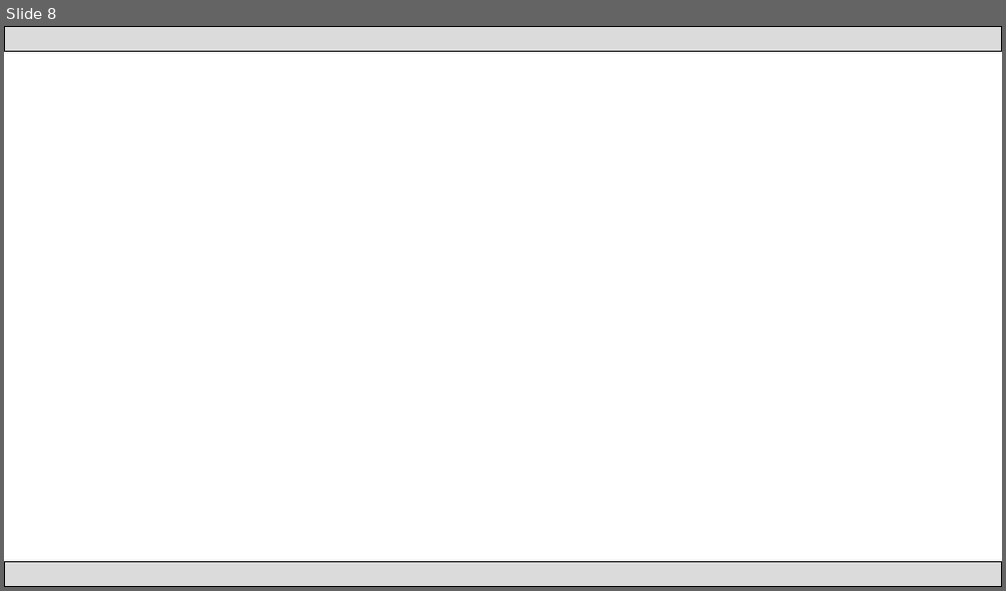
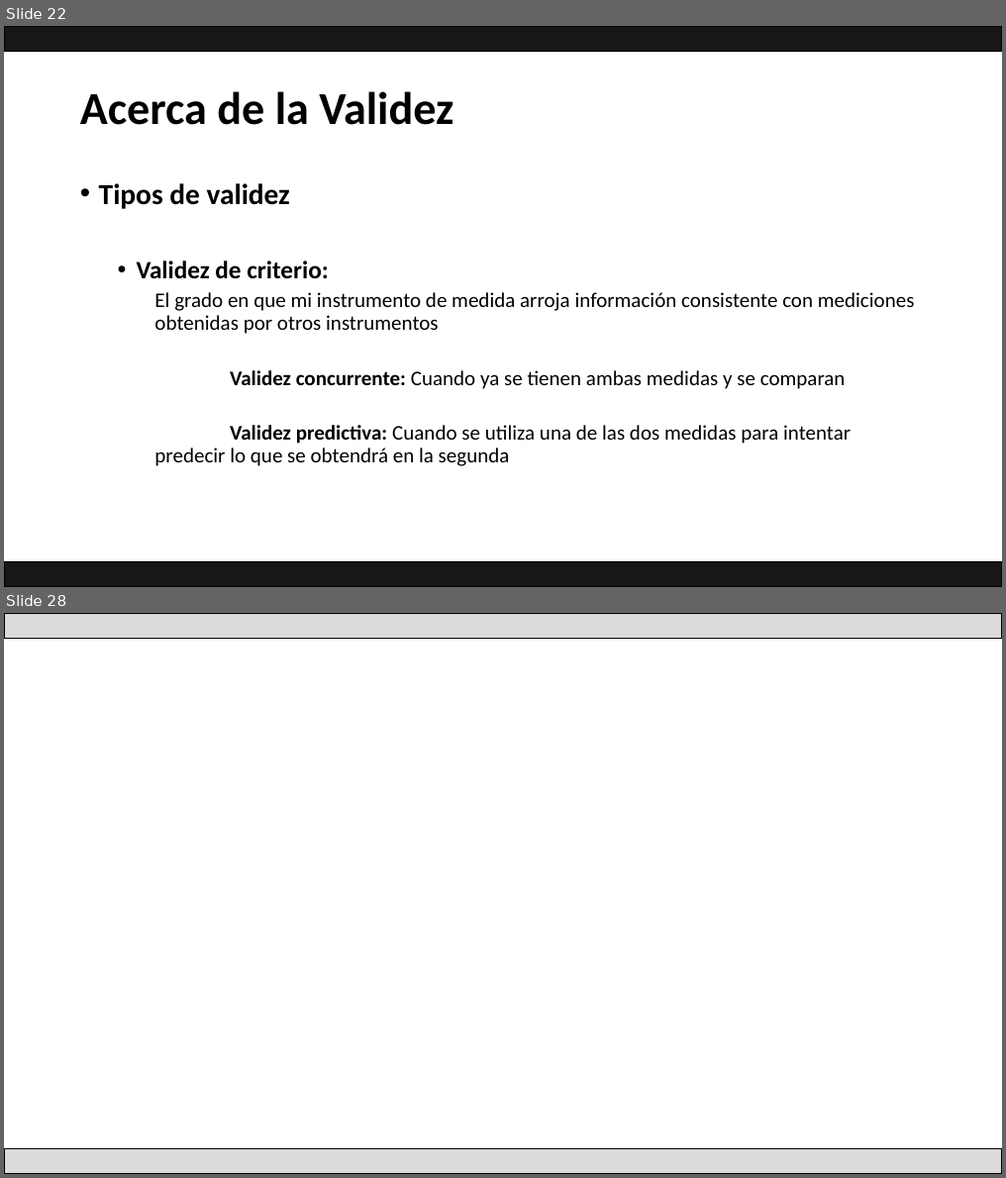
Before and after one commit to Adrifelcha/afchavez-019, a slide deck: JeanPiaget/Presentaciones/04_RecolecciónyAnálisisDatos.pptx. Shown one above the other, each under a label of ours: slide 8 before the commit, slides 22 and 28 after it; the slides between them are not shown. The pictures are 1006x591 and 1006x1178 pixels, drawn with LibreOffice and Linux fonts; fonts in the diff are those of the drawing. Boxes give left, top, right and bottom in pixels: in the first picture for what was removed or moved away, otherwise in the second. Text is boxed around its words. In the diff, an @@ line names an element or a change of style, - is before the commit and + after.

```diff
--- a/JeanPiaget/Presentaciones/04_RecolecciónyAnálisisDatos.pptx
+++ b/JeanPiaget/Presentaciones/04_RecolecciónyAnálisisDatos.pptx
@@ slide 22 added at (4,26,1002,587), background #FFFFFF @@
@@ rectangle added at (4,26,1002,51), fill #181717, outline #000000 1 pt @@
@@ title added at (80,91,453,125), 44 pt, text #000000, bold @@
+Acerca de la Validez
@@ text added at (99,183,915,467), 20 pt, text #000000 @@
+• Tipos de validez
+  • Validez de criterio:
+    El grado en que mi instrumento de medida arroja información consistente con mediciones obtenidas por otros instrumentos
+    Validez concurrente: Cuando ya se tienen ambas medidas y se comparan
+    Validez predictiva: Cuando se utiliza una de las dos medidas para intentar predecir lo que se obtendrá en la segunda
@@ rectangle added at (4,563,1002,587), fill #181717, outline #000000 1 pt @@
@@ what was slide 8 is now slide 28 @@
```
Also in this commit, not shown: 1 slide changed, 19 other slides added, 11 other files.
